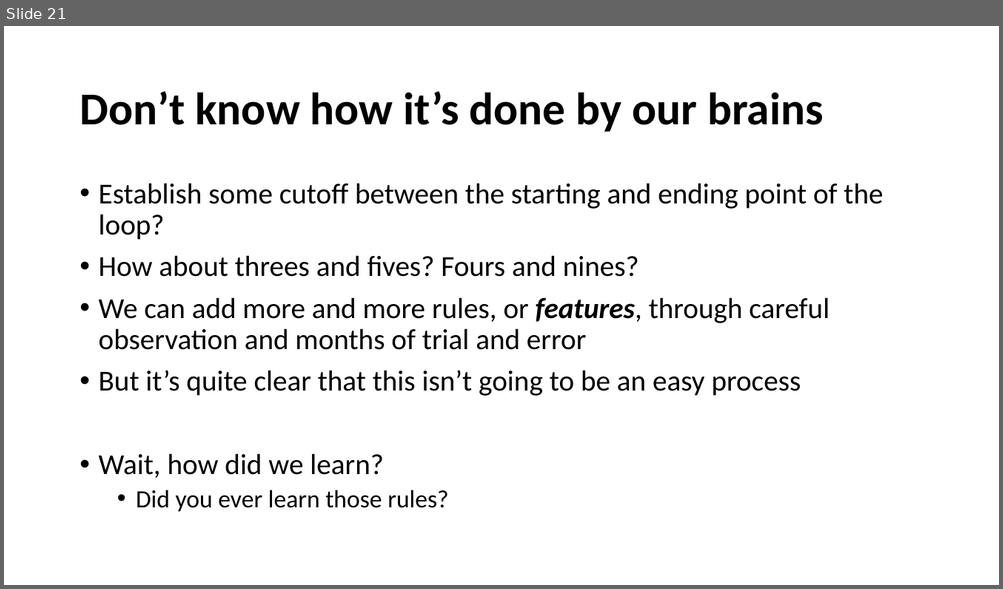
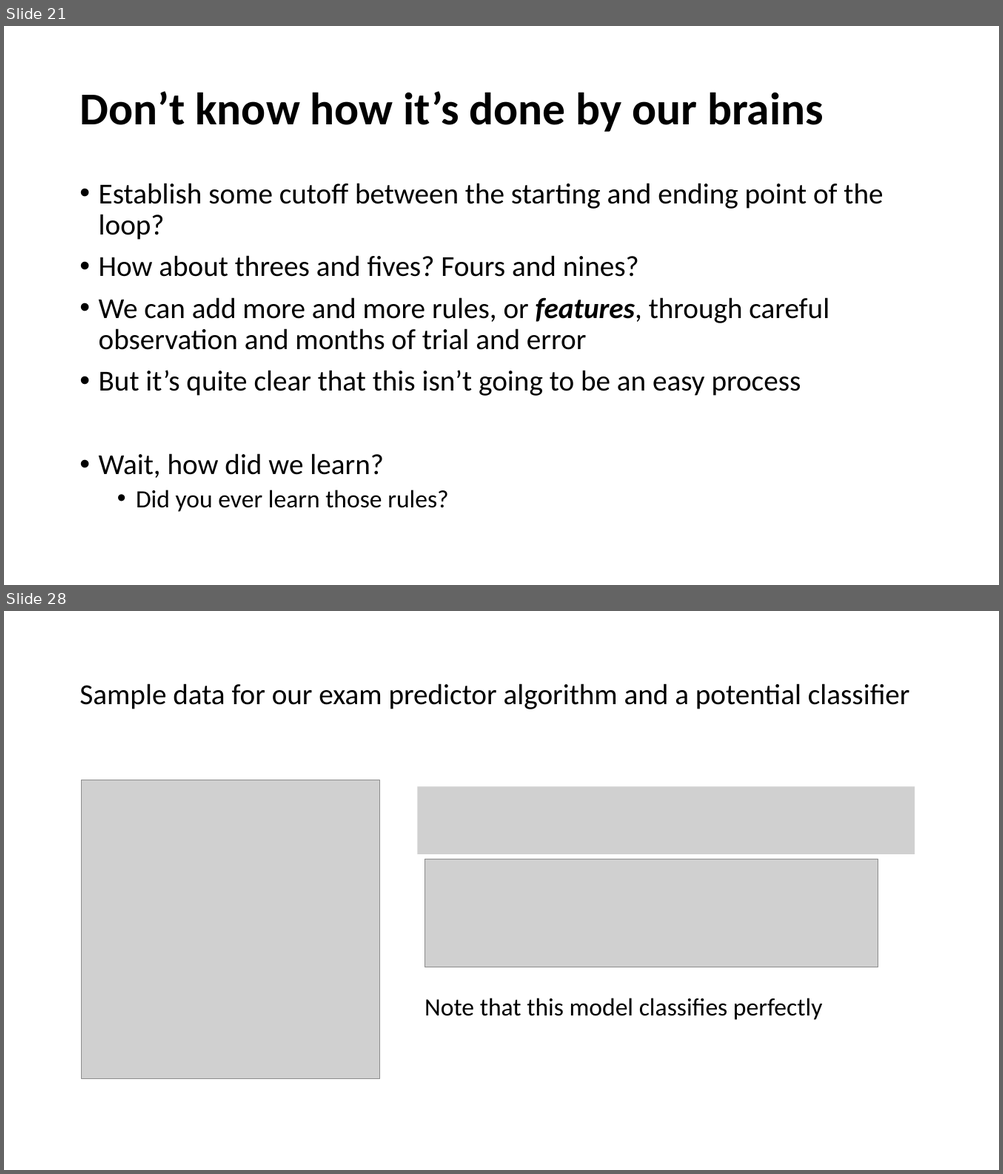
Before and after one commit to YeabinMoonEcon/BUS211, a slide deck: BUS243_NLP/lecture_notes/Lecture5.pptx. Shown one above the other, each under a label of ours: slide 21 before the commit, slides 21 and 28 after it; the slides between them are not shown. The pictures are 1003x589 and 1003x1174 pixels, drawn with LibreOffice and Linux fonts; fonts in the diff are those of the drawing; grey boxes stand for pictures. Boxes give left, top, right and bottom in pixels: in the first picture for what was removed or moved away, otherwise in the second. Text is boxed around its words. In the diff, an @@ line names an element or a change of style, - is before the commit and + after.

```diff
--- a/BUS243_NLP/lecture_notes/Lecture5.pptx
+++ b/BUS243_NLP/lecture_notes/Lecture5.pptx
@@ slide 28 added at (4, 611, 999, 1170), background #FFFFFF @@
@@ title added at (79, 684, 910, 709), 28 pt, text #000000 @@
+Sample data for our exam predictor algorithm and a potential classifier
@@ picture added at (82, 780, 379, 1079) @@
@@ picture added at (418, 786, 914, 854) @@
@@ picture added at (425, 860, 877, 968) @@
@@ text added at (424, 998, 822, 1020), 24 pt, text #000000 @@
+Note that this model classifies perfectly
```
Also in this commit, not shown: 1 slide changed, 25 other slides added, 1 other file.
